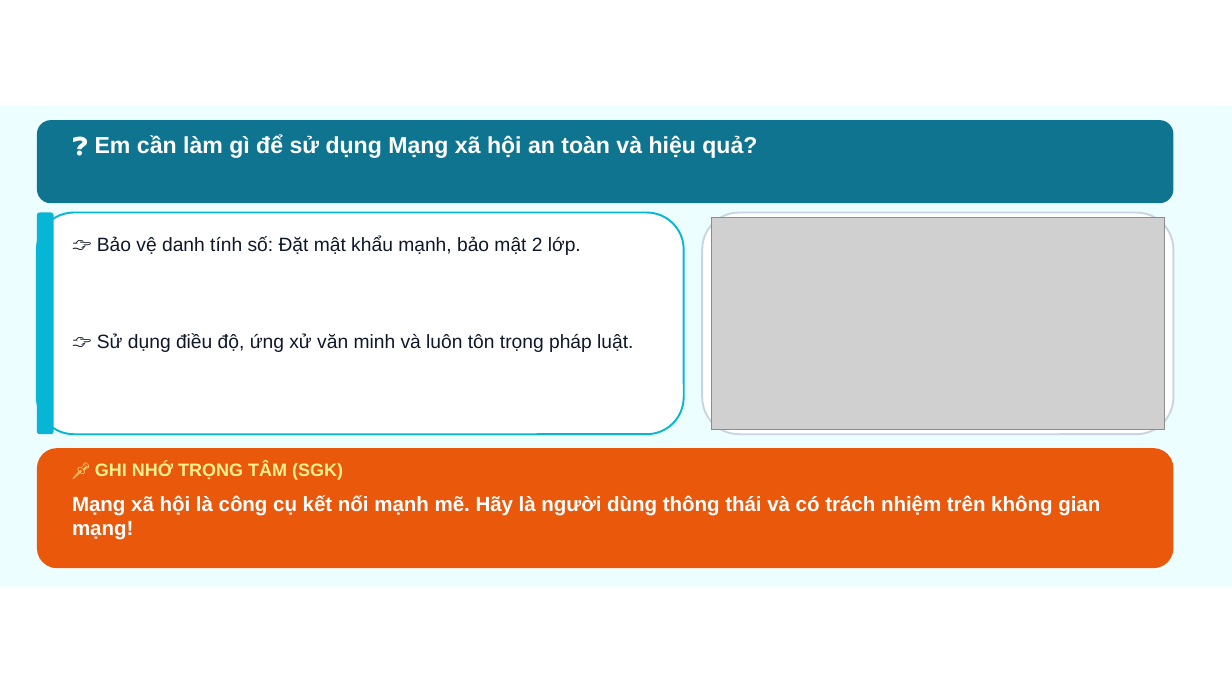
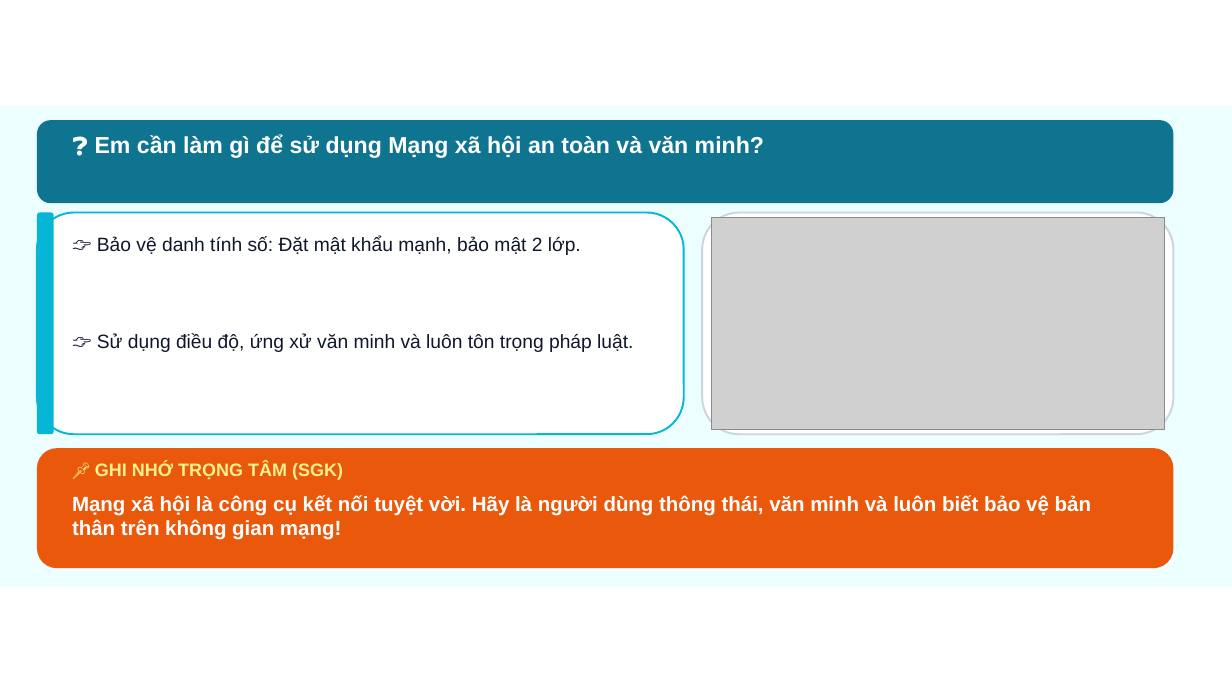
Before and after one commit to dinhnguyenhnue/UNIGO, a slide deck: slide 6 of KHBD_Tin_học/Lớp_7/Tuần_04/Slide_Tin_hoc_Lớp_7_Tiet04_Bai_4_Mang_xa_hoi.pptx. Drawn at 1232x693 pixels with LibreOffice and Linux fonts; fonts in the diff are those of the drawing; grey boxes stand for pictures; background and template pictures are left out. Boxes give left, top, right and bottom in pixels: in the first picture for what was removed or moved away, otherwise in the second. Text is boxed around its words. In the diff, an @@ line names an element or a change of style, - is before the commit and + after.

```diff
--- a/KHBD_Tin_học/Lớp_7/Tuần_04/Slide_Tin_hoc_Lớp_7_Tiet04_Bai_4_Mang_xa_hoi.pptx
+++ b/KHBD_Tin_học/Lớp_7/Tuần_04/Slide_Tin_hoc_Lớp_7_Tiet04_Bai_4_Mang_xa_hoi.pptx
@@ text at <box>95,134,764,158</box>: text changed @@
-❓ Em cần làm gì để sử dụng Mạng xã hội an toàn và hiệu quả?
+❓ Em cần làm gì để sử dụng Mạng xã hội an toàn và văn minh?
@@ text at <box>72,495,1091,540</box>: text changed @@
-Mạng xã hội là công cụ kết nối mạnh mẽ. Hãy là người dùng thông thái và có trách nhiệm trên không gian mạng!
+Mạng xã hội là công cụ kết nối tuyệt vời. Hãy là người dùng thông thái, văn minh và luôn biết bảo vệ bản thân trên không gian mạng!
```
Also in this commit, not shown: 5 other slides changed, 1 slide added, 1 slide removed, 13 other files.
